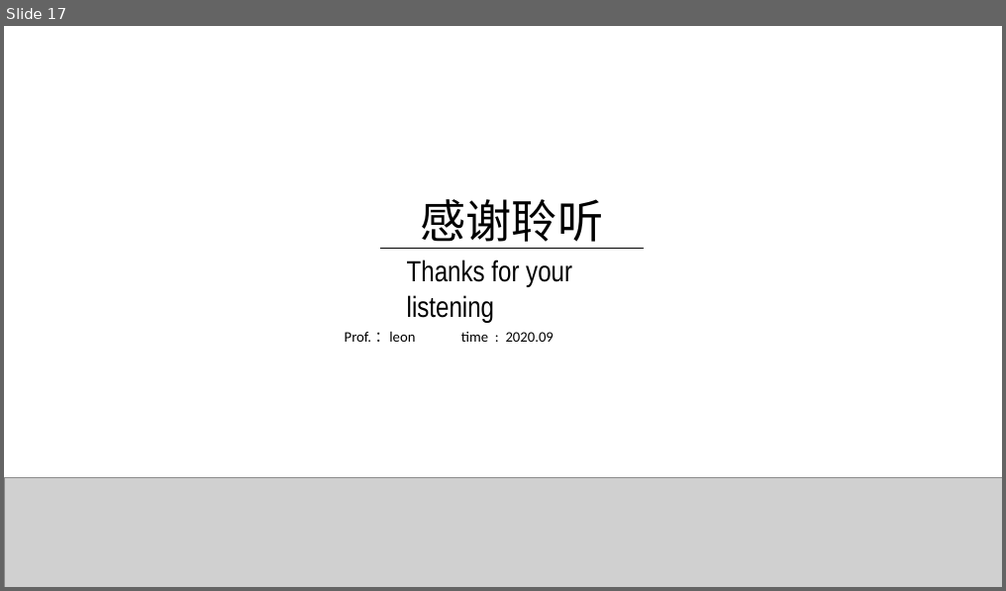
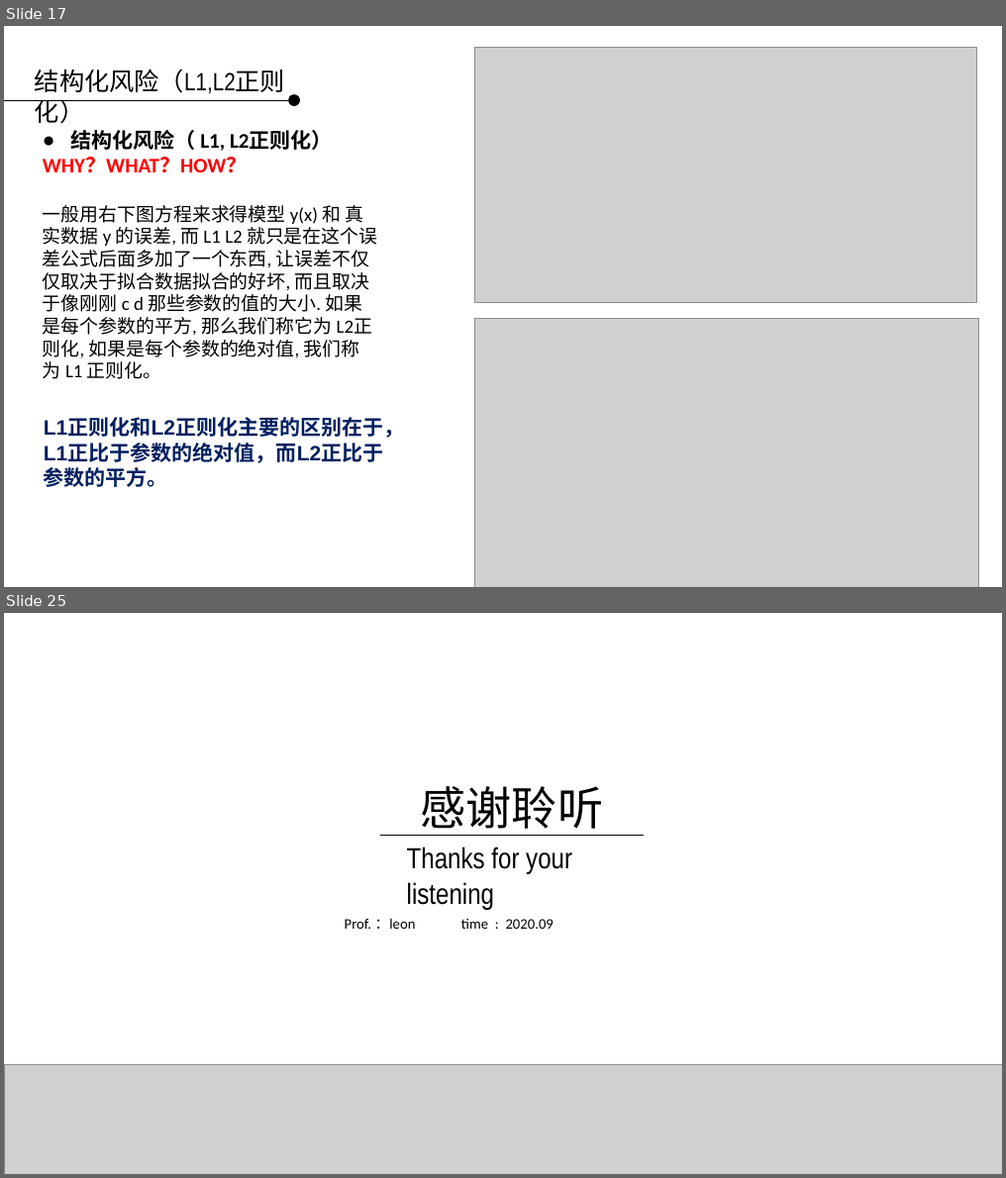
Before and after one commit to applepip/Big_Data, a slide deck: 产品大数据分析与建模/大数据分析与建模 - 函数与概念 第二-2讲 - 补充.pptx. Shown one above the other, each under a label of ours: slide 17 before the commit, slides 17 and 25 after it; the slides between them are not shown. The pictures are 1006x591 and 1006x1178 pixels, drawn with LibreOffice and Linux fonts; fonts in the diff are those of the drawing; grey boxes stand for pictures; background and template pictures are left out. Boxes give left, top, right and bottom in pixels: in the first picture for what was removed or moved away, otherwise in the second. Text is boxed around its words. In the diff, an @@ line names an element or a change of style, - is before the commit and + after.

```diff
--- a/产品大数据分析与建模/大数据分析与建模 - 函数与概念 第二-2讲 - 补充.pptx
+++ b/产品大数据分析与建模/大数据分析与建模 - 函数与概念 第二-2讲 - 补充.pptx
@@ slide 17 added at (4,26,1002,587), background picture (left out) @@
@@ picture added at (475,48,977,303) @@
@@ text added at (35,69,285,94), 24 pt, text #000000 @@
+结构化风险（L1,L2正则化）
@@ line added from (4, 100) to (288, 100), #000000 0.75 pt @@
@@ ellipse added at (288,95,300,107), fill #000000 @@
@@ text added at (43,130,377,379), 18 pt, text #000000 @@
+● 结构化风险（ L1, L2正则化）
+WHY？WHAT？HOW？
+一般用右下图方程来求得模型 y(x) 和 真实数据 y 的误差, 而 L1 L2 就只是在这个误差公式后面多加了一个东西, 让误差不仅仅取决于拟合数据拟合的好坏, 而且取决于像刚刚 c d 那些参数的值的大小. 如果是每个参数的平方, 那么我们称它为 L2正则化, 如果是每个参数的绝对值, 我们称为 L1 正则化。
@@ picture added at (475,319,979,587) @@
@@ text added at (44,419,405,487), 20 pt, text #002060, bold @@
+L1正则化和L2正则化主要的区别在于，L1正比于参数的绝对值，而L2正比于参数的平方。
@@ what was slide 17 is now slide 25 @@
```
Also in this commit, not shown: 2 slides changed, 7 other slides added.
